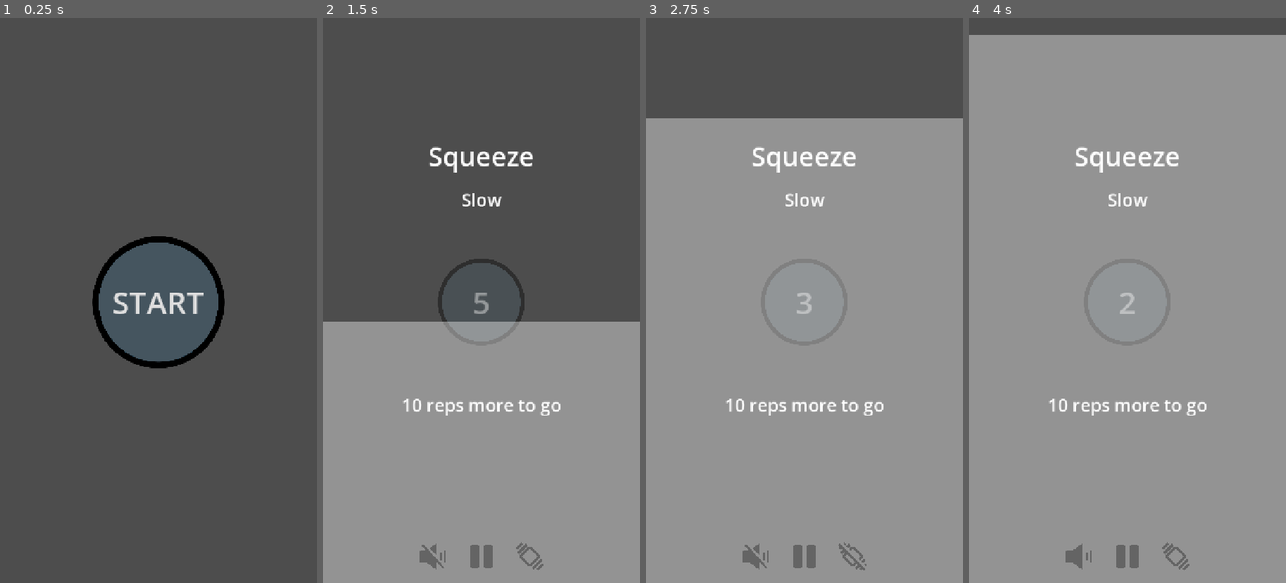
Above: before the commit, frames 1-4 (left to right).
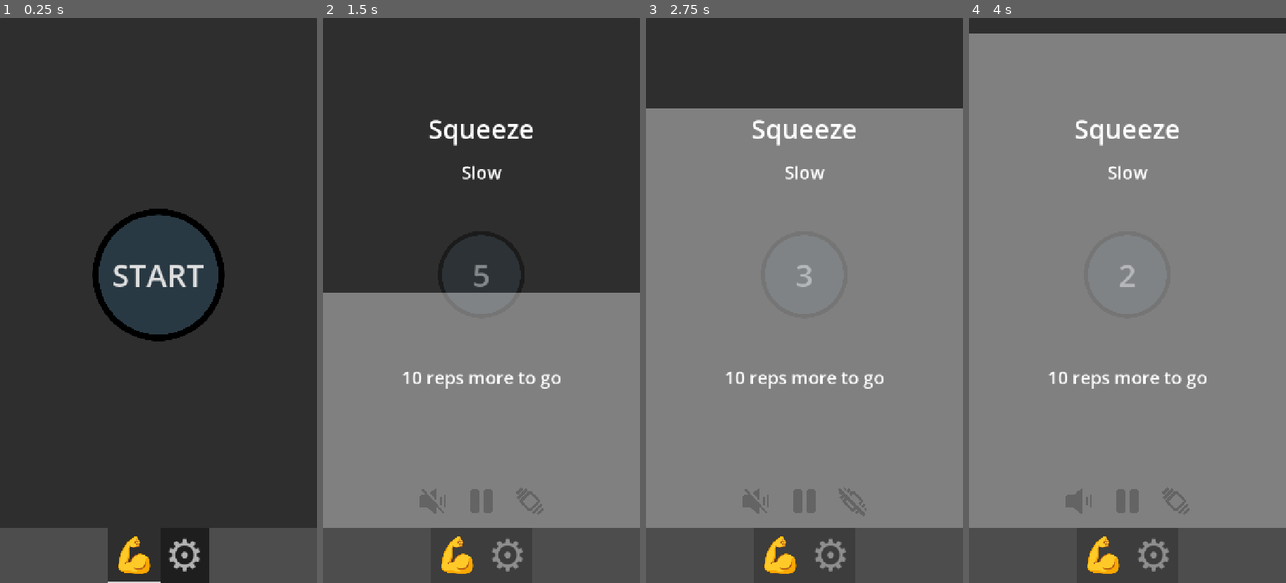
Above: after the commit, the same moments.

Repository: francocurotto/Kegels
Game: Godot game, scene res://scenes/app.tscn
The game is run twice, just before and just after one commit, with the same random seed, the same clock (stepped at 60 frames per second) and the same inputs. Before the commit the project starts from res://scenes/gym/gym.tscn.
Inputs (mouse positions are in pixels of both pictures, inside the frame that each line leads up to; where the layout moved, square brackets give the same spot in the first picture):
- Up to frame 1 (0.25 s): no input
- Up to frame 2 (1.5 s): click "START" at 0.5 s; click (433, 503) [433, 560] at 1.25 s
- Up to frame 3 (2.75 s): click (852, 503) [852, 560] at 2 s
- Up to frame 4 (4 s): click (1079, 503) [1079, 560] at 2.75 s; click (1175, 503) [1175, 560] at 3.5 s

The runs differ from the first frame. In frame 1, 93% of the frame differs, in the area x 0-100%, y 0-100%; in frame 2, 64%; in frame 3, 31%; in frame 4, 16%.

Commit message:
progress in options

Diff:
--- a/project.godot
+++ b/project.godot
@@ -11,7 +11,7 @@
 [application]
 
 config/name="Kegels!"
-run/main_scene="uid://c6cjtolcjjhin"
+run/main_scene="uid://cjouix6mo8sls"
 config/features=PackedStringArray("4.7", "Mobile")
 config/icon="res://icon.svg"
 
--- /dev/null
+++ b/scenes/app.gd
@@ -0,0 +1,13 @@
+extends Control
+
+func _ready() -> void:
+	%Gym.train_started.connect(on_train_started)
+	%Gym.train_ended.connect(on_train_ended)
+
+func on_train_started():
+	for i in $TabContainer.get_tab_count():
+		$TabContainer.set_tab_disabled(i, true)
+
+func on_train_ended():
+	for i in $TabContainer.get_tab_count():
+		$TabContainer.set_tab_disabled(i, false)
--- /dev/null
+++ b/scenes/app.tscn
@@ -0,0 +1,40 @@
+[gd_scene format=3 uid="uid://cjouix6mo8sls"]
+
+[ext_resource type="PackedScene" uid="uid://c6cjtolcjjhin" path="res://scenes/gym/gym.tscn" id="1_1670a"]
+[ext_resource type="Script" uid="uid://bvv58ixpjk5cb" path="res://scenes/app.gd" id="1_dmsei"]
+[ext_resource type="PackedScene" uid="uid://c1sjy3m6k6sw3" path="res://scenes/settings/settings.tscn" id="2_dmsei"]
+
+[node name="App" type="Control" unique_id=1676762228]
+layout_mode = 3
+anchors_preset = 15
+anchor_right = 1.0
+anchor_bottom = 1.0
+grow_horizontal = 2
+grow_vertical = 2
+script = ExtResource("1_dmsei")
+
+[node name="TabContainer" type="TabContainer" parent="." unique_id=870624275]
+layout_mode = 1
+anchors_preset = 15
+anchor_right = 1.0
+anchor_bottom = 1.0
+grow_horizontal = 2
+grow_vertical = 2
+theme_override_font_sizes/font_size = 100
+tab_alignment = 1
+current_tab = 0
+tabs_position = 1
+tab_0/title = "💪"
+tab_1/title = "⚙️"
+
+[node name="Gym" parent="TabContainer" unique_id=1113400781 instance=ExtResource("1_1670a")]
+unique_name_in_owner = true
+layout_mode = 2
+metadata/_tab_index = 0
+metadata/_tab_name = "💪"
+
+[node name="Settings" parent="TabContainer" unique_id=1733283528 instance=ExtResource("2_dmsei")]
+visible = false
+layout_mode = 2
+metadata/_tab_index = 1
+metadata/_tab_name = "⚙️"
--- a/scenes/gym/gym.gd
+++ b/scenes/gym/gym.gd
@@ -1,4 +1,8 @@
 extends Control
+
+# signals
+signal train_started
+signal train_ended
 
 # variables
 var tween
@@ -24,6 +28,7 @@
 		%StartButton.text = str(int($Timer.time_left) + 1)
 
 func _on_start_button_pressed() -> void:
+	train_started.emit()
 	%StartButton.disabled = true
 	prepare_animation()
 	create_animation()
@@ -87,6 +92,7 @@
 	%StartButton.text = "Start"
 	%OptionsRow.visible = false
 	%StartButton.disabled = false
+	train_ended.emit()
 
 func _on_speaker_button_toggled(toggled_on: bool) -> void:
 	if toggled_on:
--- a/scenes/settings/settings.gd
+++ b/scenes/settings/settings.gd
@@ -1,7 +1,20 @@
 extends Control
+
+signal speaker_option_toggled
+signal vibrate_option_toggled
 
 func _ready() -> void:
 	%NRepsSlow.value = Globals.n_reps_slow
 	%NRepsFast.value = Globals.n_reps_fast
 	%TRepsSlow.value = Globals.t_reps_slow
 	%TRepsFast.value = Globals.t_reps_fast
+	%NRepsSlow.changed.connect(func(x):Globals.n_reps_slow=x)
+	%NRepsFast.changed.connect(func(x):Globals.n_reps_fast=x)
+	%TRepsSlow.changed.connect(func(x):Globals.t_reps_slow=x)
+	%TRepsFast.changed.connect(func(x):Globals.t_reps_fast=x)
+
+func _on_speaker_option_toggled(toggled_on: bool) -> void:
+	speaker_option_toggled.emit(toggled_on)
+
+func _on_vibrate_option_toggled(toggled_on: bool) -> void:
+	vibrate_option_toggled.emit(toggled_on)
--- a/scenes/settings/settings.tscn
+++ b/scenes/settings/settings.tscn
@@ -2,6 +2,26 @@
 
 [ext_resource type="PackedScene" uid="uid://d3pijutq14al8" path="res://scenes/settings/spin_setting/spin_setting.tscn" id="1_26ncd"]
 [ext_resource type="Script" uid="uid://36uv2w4ikhh6" path="res://scenes/settings/settings.gd" id="1_vu5fi"]
+
+[sub_resource type="DPITexture" id="DPITexture_vu5fi"]
+_source = "<svg xmlns=\"http://www.w3.org/2000/svg\" width=\"32\" height=\"16\"><rect width=\"30\" height=\"14\" x=\"1\" y=\"1\" fill=\"#fff\" fill-opacity=\".75\" rx=\"7\"/><circle cx=\"24\" cy=\"8\" r=\"5\" fill=\"#1a1a1a\"/></svg>
+"
+base_scale = 2.0
+
+[sub_resource type="DPITexture" id="DPITexture_tt6xx"]
+_source = "<svg xmlns=\"http://www.w3.org/2000/svg\" width=\"32\" height=\"16\"><g fill-opacity=\".5\"><rect width=\"30\" height=\"14\" x=\"1\" y=\"1\" fill=\"#1a1a1a\" rx=\"7\"/><circle cx=\"8\" cy=\"8\" r=\"5\" fill=\"#fff\"/></g></svg>
+"
+base_scale = 2.0
+
+[sub_resource type="DPITexture" id="DPITexture_1slea"]
+_source = "<svg xmlns=\"http://www.w3.org/2000/svg\" width=\"32\" height=\"16\"><rect width=\"30\" height=\"14\" x=\"1\" y=\"1\" fill=\"#fff\" fill-opacity=\".75\" rx=\"7\"/><circle cx=\"24\" cy=\"8\" r=\"5\" fill=\"#1a1a1a\"/></svg>
+"
+base_scale = 2.0
+
+[sub_resource type="DPITexture" id="DPITexture_v1hle"]
+_source = "<svg xmlns=\"http://www.w3.org/2000/svg\" width=\"32\" height=\"16\"><g fill-opacity=\".5\"><rect width=\"30\" height=\"14\" x=\"1\" y=\"1\" fill=\"#1a1a1a\" rx=\"7\"/><circle cx=\"8\" cy=\"8\" r=\"5\" fill=\"#fff\"/></g></svg>
+"
+base_scale = 2.0
 
 [node name="Settings" type="Control" unique_id=1733283528]
 layout_mode = 3
@@ -43,3 +63,24 @@
 layout_mode = 2
 text = "Time Reps Slow:"
 suffix = "s"
+
+[node name="SpeakerOption" type="CheckButton" parent="Column" unique_id=291107391]
+layout_mode = 2
+size_flags_horizontal = 4
+theme_override_font_sizes/font_size = 25
+theme_override_icons/checked = SubResource("DPITexture_vu5fi")
+theme_override_icons/unchecked = SubResource("DPITexture_tt6xx")
+button_pressed = true
+text = "Default Sound: "
+
+[node name="VibrateOption" type="CheckButton" parent="Column" unique_id=414877496]
+layout_mode = 2
+size_flags_horizontal = 4
+theme_override_font_sizes/font_size = 25
+theme_override_icons/checked = SubResource("DPITexture_1slea")
+theme_override_icons/unchecked = SubResource("DPITexture_v1hle")
+button_pressed = true
+text = "Default Sound: "
+
+[connection signal="toggled" from="Column/SpeakerOption" to="." method="_on_speaker_option_toggled"]
+[connection signal="toggled" from="Column/VibrateOption" to="." method="_on_vibrate_option_toggled"]
--- a/scenes/settings/spin_setting/spin_setting.gd
+++ b/scenes/settings/spin_setting/spin_setting.gd
@@ -1,5 +1,7 @@
 @tool
 extends HBoxContainer
+
+signal changed
 
 @export var text: String = "":
 	set(_text):
@@ -15,3 +17,6 @@
 	set(_value):
 		value = _value
 		$SpinBox.value = value
+
+func _on_spin_box_value_changed(new_value: float) -> void:
+	changed.emit(new_value)
--- a/scenes/settings/spin_setting/spin_setting.tscn
+++ b/scenes/settings/spin_setting/spin_setting.tscn
@@ -27,3 +27,5 @@
 rounded = true
 alignment = 1
 custom_arrow_round = true
+
+[connection signal="value_changed" from="SpinBox" to="." method="_on_spin_box_value_changed"]
Not shown, added: scenes/app.gd.uid
